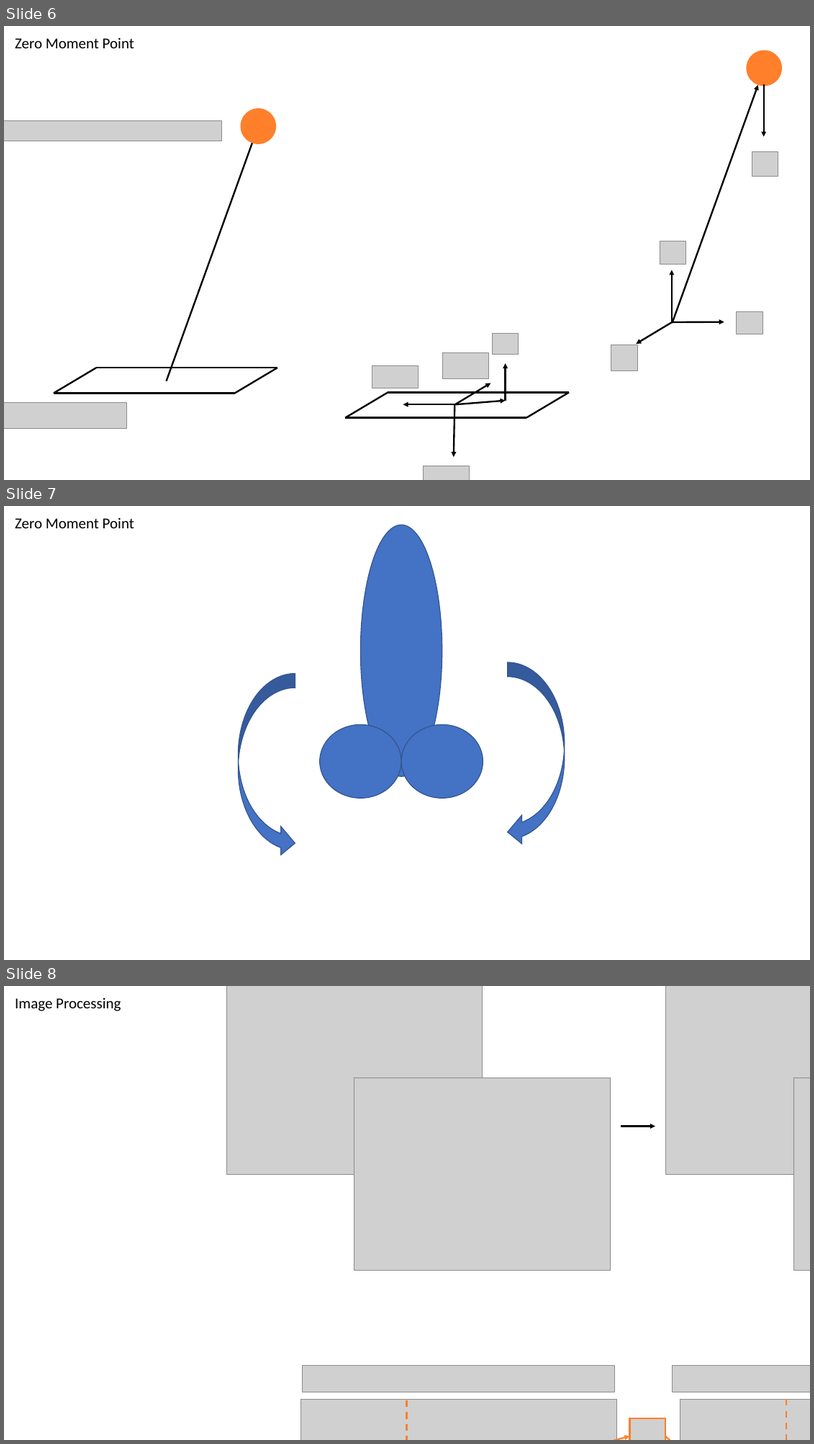
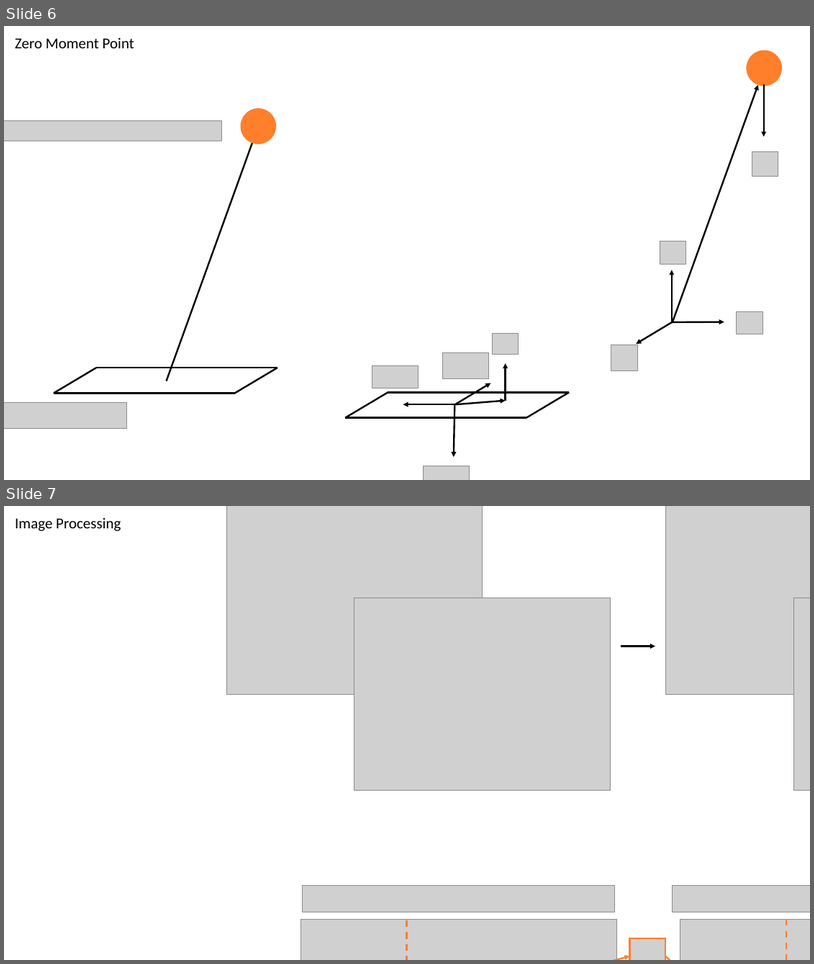
Before and after one commit to mhubii/masters_thesis, a slide deck: windows/masters_thesis_imgs.pptx. Shown one above the other, each under a label of ours: slides 6, 7 and 8 before the commit, slides 6 and 7 after it. The pictures are 814x1444 and 814x964 pixels, drawn with LibreOffice and Linux fonts; fonts in the diff are those of the drawing; grey boxes stand for pictures; background and template pictures are left out. Boxes give left, top, right and bottom in pixels: in the first picture for what was removed or moved away, otherwise in the second. Text is boxed around its words. In the diff, an @@ line names an element or a change of style, - is before the commit and + after.

```diff
--- a/windows/masters_thesis_imgs.pptx
+++ b/windows/masters_thesis_imgs.pptx
@@ slide 7 removed at [4,506,810,960], background #FFFFFF @@
@@ text removed at [15,518,134,528] @@
-Zero Moment Point
@@ ellipse removed at [361,525,442,777] @@
@@ curved right arrow removed at [238,674,295,857] @@
@@ curved left arrow removed at [508,662,565,846] @@
@@ ellipse removed at [320,724,401,798] @@
@@ ellipse removed at [401,724,483,798] @@
@@ what was slide 8 is now slide 7 @@
```
Also in this commit, not shown: 1 slide added, 1 other file.
